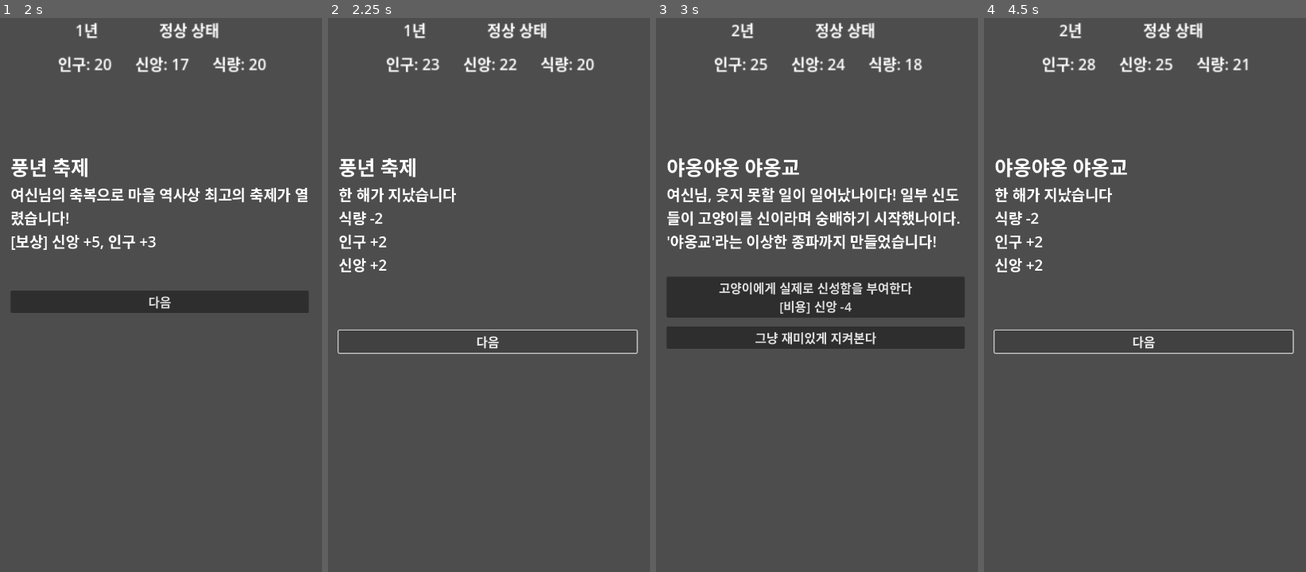
Above: before the commit, frames 1-4 (left to right).
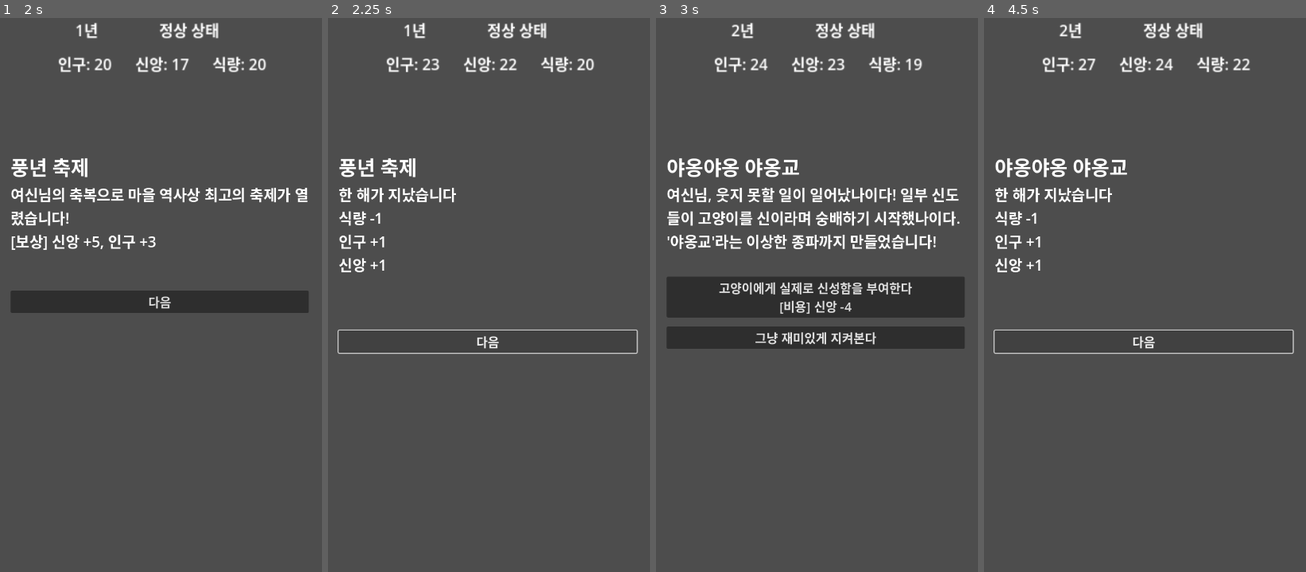
Above: after the commit, the same moments.

Repository: baechu50/become-goddness
Game: Godot game, scene res://scenes/Start.tscn
Same seed, same stepped clock (60 frames per second), same inputs: the game is played once before the commit and once after it.
Inputs:
- Up to frame 1 (2 s): click "새 문명 시작" at 0.5 s; click "화려한 축제가 되도록 축복한다 [비용] 신앙 -3" at 1.25 s
- Up to frame 2 (2.25 s): click "다음" at 2 s
- Up to frame 3 (3 s): click "다음" at 2.75 s
- Up to frame 4 (4.5 s): click "고양이에게 실제로 신성함을 부여한다 [비용] 신앙 -4" at 3.5 s; click "다음" at 4.25 s

Frame 1 is identical in both runs. In frame 2, less than 0.1% of the frame differs, in the area x 14-19%, y 35-46%; in frame 3, 0.1%; in frame 4, 0.2%, in the area x 14-83%, y 7-46%.

Commit message:
fix: adjust population and penalty calculations in parameter system

Diff:
--- a/scripts/systems/parameter_system.gd
+++ b/scripts/systems/parameter_system.gd
@@ -1,7 +1,6 @@
 extends Node
 class_name ParameterSystem
 
-var penalty = 3;
 var allowed_keys = ["year", "faith", "food", "population"]
 
 func reset():
@@ -22,15 +21,17 @@
 
 func yearly_changes_text()-> String:
 	var result_text = ""
-	var delta = max(1, int(Parameter.population / 10))
+	var delta = max(1, int(Parameter.population / 20))
+	var penalty = max(1, int(Parameter.population / 10))
 
 	result_text="한 해가 지났습니다\n식량 -%d\n인구 +%d\n신앙 +%d\n" % [delta, delta, delta]
 	if Parameter.famine:
-		result_text+="기근 상태라 인구와 신앙이 감소합니다.\n인구 -%d\n신앙 -%d" % [penalty, penalty]
+		result_text+="기근 상태라 인구와 신앙이 감소합니다.\n인구 -%d\n신앙 -%d" % [penalty * 2, penalty]
 	return result_text
 
 func apply_yearly_changes() -> void:
-	var delta = max(1, int(Parameter.population / 10))
+	var delta = max(1, int(Parameter.population / 20))
+	var penalty = max(1, int(Parameter.population / 10))
 
 	Parameter.food = max(0, Parameter.food - delta)
 	Parameter.population += delta
@@ -45,4 +46,4 @@
 	Parameter.year += 1
 
 func is_gameover() -> bool:
-	return Parameter.population <= 0
+	return Parameter.population <= 0 or Parameter.faith <= 0
